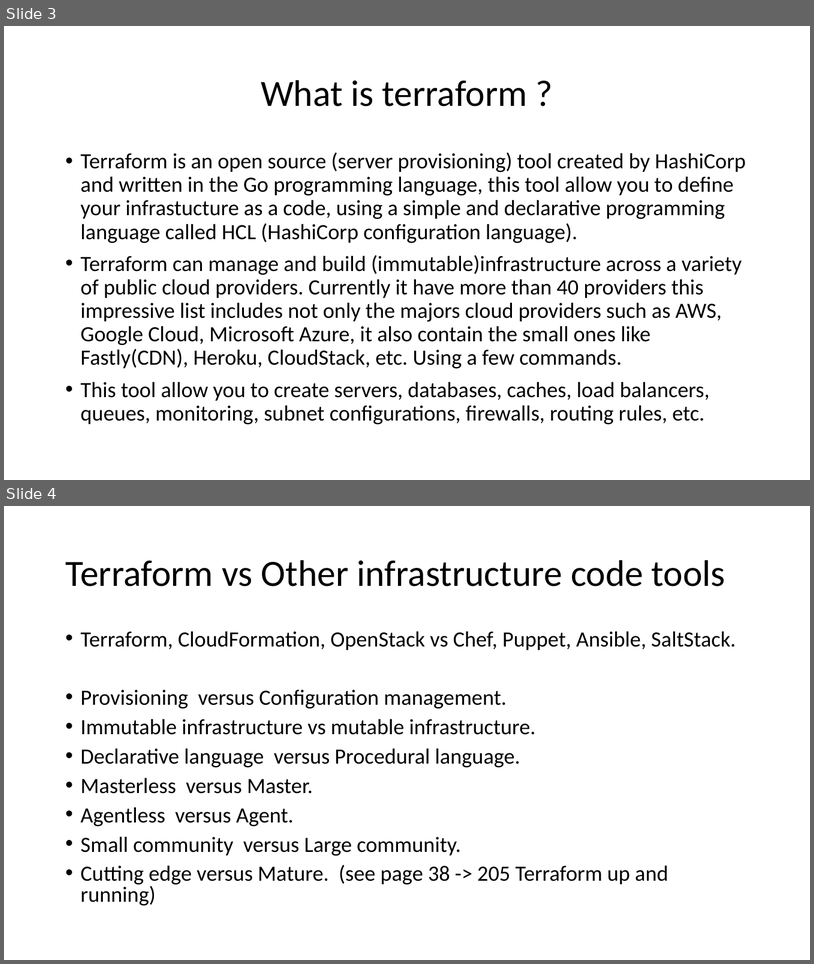
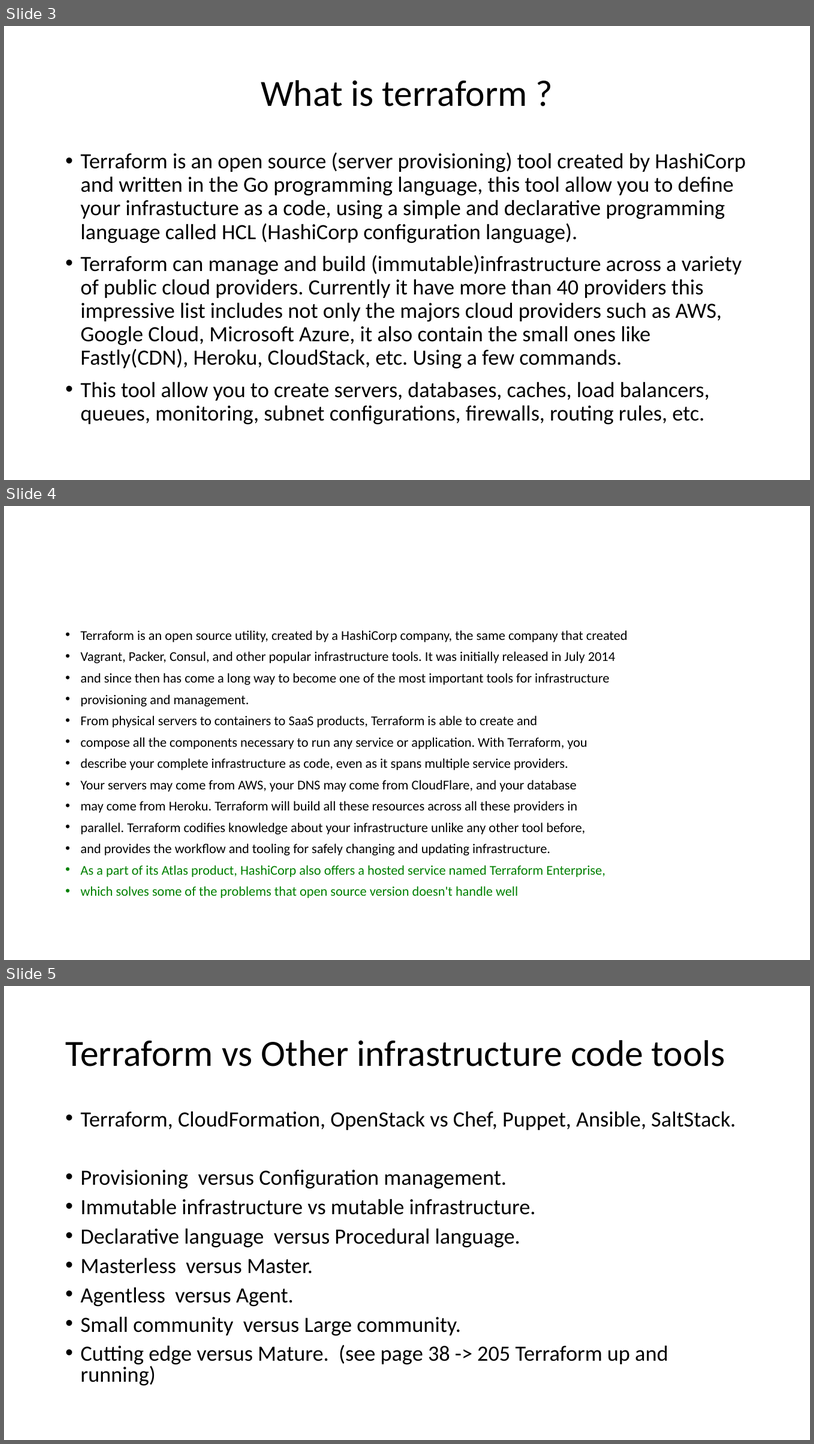
Before and after one commit to JlccX/terraform-training, a slide deck: Terraform.pptx. Shown one above the other, each under a label of ours: slides 3 and 4 before the commit, slides 3, 4 and 5 after it. The pictures are 814x964 and 814x1444 pixels, drawn with LibreOffice and Linux fonts; fonts in the diff are those of the drawing. Boxes give left, top, right and bottom in pixels: in the first picture for what was removed or moved away, otherwise in the second. Text is boxed around its words. In the diff, an @@ line names an element or a change of style, - is before the commit and + after.

```diff
--- a/Terraform.pptx
+++ b/Terraform.pptx
@@ slide 4 added at box(4, 506, 810, 960), background #FFFFFF @@
@@ text added at box(81, 630, 628, 898), 16 pt, text #000000 @@
+• Terraform is an open source utility, created by a HashiCorp company, the same company that created
+• Vagrant, Packer, Consul, and other popular infrastructure tools. It was initially released in July 2014
+• and since then has come a long way to become one of the most important tools for infrastructure
+• provisioning and management.
+• From physical servers to containers to SaaS products, Terraform is able to create and
+• compose all the components necessary to run any service or application. With Terraform, you
+• describe your complete infrastructure as code, even as it spans multiple service providers.
+• Your servers may come from AWS, your DNS may come from CloudFlare, and your database
+• may come from Heroku. Terraform will build all these resources across all these providers in
+• parallel. Terraform codifies knowledge about your infrastructure unlike any other tool before,
+• and provides the workflow and tooling for safely changing and updating infrastructure.
+• As a part of its Atlas product, HashiCorp also offers a hosted service named Terraform Enterprise,
+• which solves some of the problems that open source version doesn't handle well
@@ what was slide 4 is now slide 5 @@
```
Also in this commit, not shown: 4 slides changed, 6 other slides added, 54 other files.
